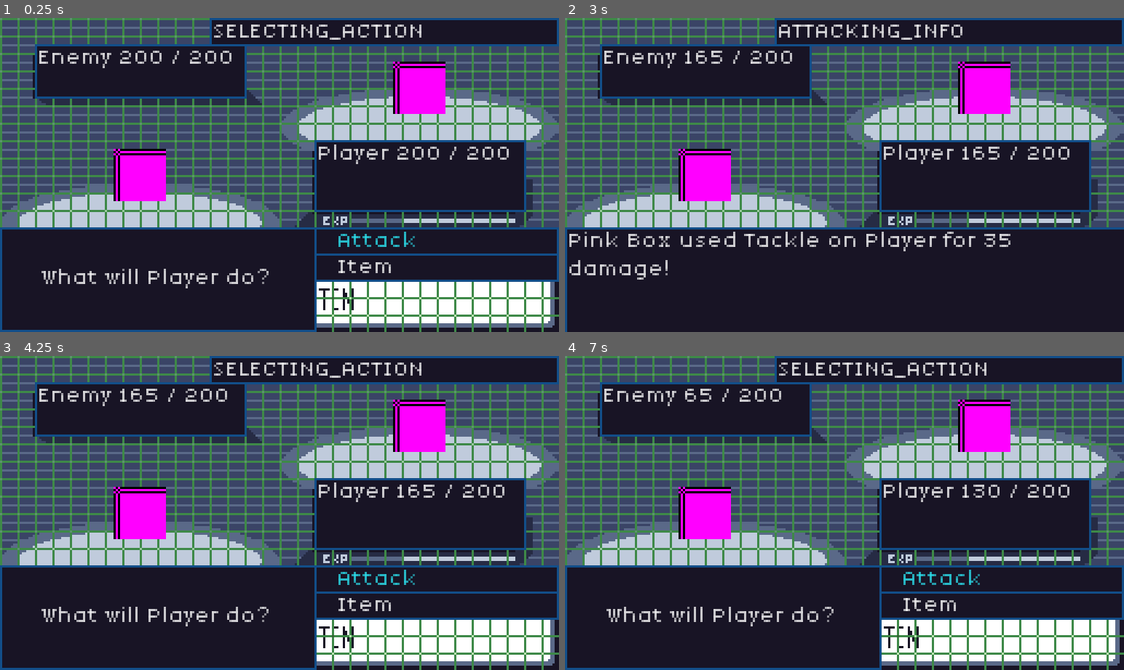
Above: before the commit, frames 1-4 (two rows, left to right).
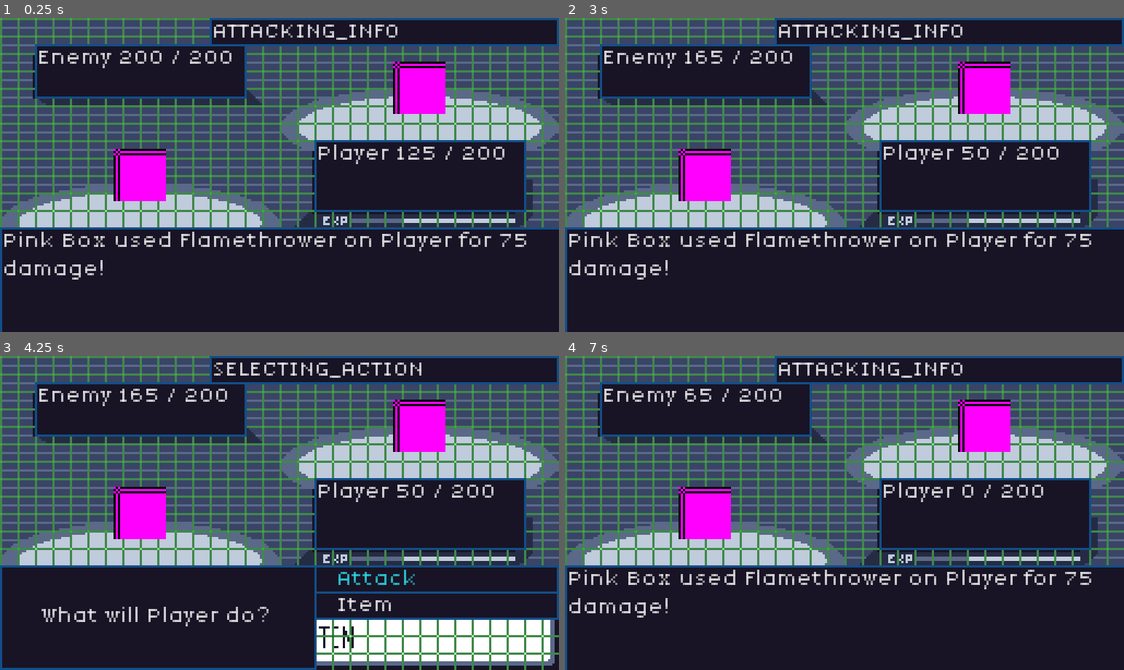
Above: after the commit, the same moments.

Repository: JakeTaussig/rpg-rougelike
Game: Godot game, scene res://scenes/battle.tscn
The game is run twice, just before and just after one commit, with the same random seed, the same clock (stepped at 60 frames per second) and the same inputs.
Inputs (mouse positions are in pixels of both pictures, inside the frame that each line leads up to):
- Up to frame 1 (0.25 s): no input
- Up to frame 2 (3 s): click (844, 278) at 0.5 s, where only the run after the commit has a clickable "Continue"; click "Attack" at 1.25 s; click "Tackle" at 2 s; click "Continue" at 2.75 s
- Up to frame 3 (4.25 s): click "Continue" at 3.5 s
- Up to frame 4 (7 s): click "Item" at 4.25 s; click "Attack" at 5 s; click "Flamethrower" at 5.75 s; tap Enter (ui_accept) at 6.5, 6.77 s; move the mouse to (967, 497) at 6.52 s

The runs differ from the first frame. In frame 1, 11% of the frame differs, in the area x 0-100%, y 2-100%; in frame 2, 1.5%; in frame 3, 0.4%; in frame 4, 11%.

Commit message:
Enemy AI (#11)
* fix speed comparison

* initial implementation of enemy AI

* move enemy move selection to BattleParticipant.gd

* create `enemy.gd`, move AI to `enemy.gd`

---------

Co-authored-by: Ben Taussig <btaussig97@gmail.com>

Diff:
--- a/scenes/battle.tscn
+++ b/scenes/battle.tscn
@@ -1,10 +1,11 @@
-[gd_scene load_steps=6 format=3 uid="uid://bpa0ix5wqg68n"]
+[gd_scene load_steps=7 format=3 uid="uid://bpa0ix5wqg68n"]
 
 [ext_resource type="Script" uid="uid://bc6wki4amvsx" path="res://scripts/battle.gd" id="1_a12nh"]
 [ext_resource type="Texture2D" uid="uid://b2eajagu6j5pi" path="res://assets/sprites/pokemon_rpg_screen_grayscale.png" id="1_dn72j"]
 [ext_resource type="Theme" uid="uid://bb5xdt6d0xc8h" path="res://assets/themes/main.tres" id="2_p1qf1"]
 [ext_resource type="StyleBox" uid="uid://dwb68ajbfeqp0" path="res://assets/styles/normal_sbf.tres" id="4_lpir7"]
 [ext_resource type="PackedScene" uid="uid://dspy5d5yn1fxj" path="res://scenes/battle_participant.tscn" id="5_lpir7"]
+[ext_resource type="Script" uid="uid://cstx4ogvno1si" path="res://scripts/enemy.gd" id="6_6vh42"]
 
 [node name="Battle" type="Node2D"]
 script = ExtResource("1_a12nh")
@@ -176,6 +177,8 @@
 [node name="Enemy" parent="Enemies" instance=ExtResource("5_lpir7")]
 unique_name_in_owner = true
 position = Vector2(192, 32)
+script = ExtResource("6_6vh42")
+ai_type = 2
 character_name = "Pink Box"
 max_hp = 200
 hp = 200
--- a/scripts/battle.gd
+++ b/scripts/battle.gd
@@ -50,8 +50,12 @@
 		%Moves.visible = true
 		%MovesMenu.get_child(lastFocusedMoveIndex).grab_focus()
 	elif state == State.ENEMY_ATTACK:
-		# TODO: Randomly select enemy move / implement smart AI
-		_on_move_selected(0, %Player)
+		var enemy = battle_participants[turn_order_index]
+		var enemyMoveIdx = enemy.select_move()
+		if enemyMoveIdx != -1:
+			_on_move_selected(enemyMoveIdx, %Player)
+		else:
+			_update_state(State.ATTACKING_INFO, "%s can't attack!" % enemy.character_name)
 	elif state == State.ATTACKING_INFO:
 		_render_hp()
 		%BattleStatus.visible = true
@@ -64,11 +68,10 @@
 
 func _init_battle_participants():
 	for enemy in %Enemies.get_children():
-		enemy.speed = 20
 		enemy.is_player = false
 		battle_participants.append(enemy)
 	battle_participants.append(%Player)
-	battle_participants.sort_custom(func(a, b): return a.speed - b.speed)
+	battle_participants.sort_custom(func(a, b): return a.speed > b.speed)
 
 func _init_moves():
 	for i in %Player.moves.size():
--- /dev/null
+++ b/scripts/enemy.gd
@@ -0,0 +1,36 @@
+class_name Enemy extends BattleParticipant
+
+enum AI_TYPE { RANDOM, AGGRESSIVE, HIGH_EV }
+@export var ai_type: AI_TYPE = AI_TYPE.HIGH_EV
+
+# Only called by enemy
+func select_move() -> int:
+	var available_moves = []
+	for i in moves.size():
+		if moves[i].pp > 0:
+			available_moves.append(i)
+	if available_moves.is_empty():
+		return -1
+
+	match ai_type:
+		AI_TYPE.RANDOM:
+			return available_moves.pick_random()
+		AI_TYPE.AGGRESSIVE:
+			var best_move = available_moves[0]
+			var max_power = 0
+			for idx in available_moves:
+				if moves[idx].base_power > max_power:
+					max_power = moves[idx].base_power
+					best_move = idx
+			return best_move
+		AI_TYPE.HIGH_EV:
+			var best_move = available_moves[0]
+			var max_ev = 0
+			for idx in available_moves:
+				var move = moves[idx]
+				var move_ev = move.base_power * move.acc
+				if move_ev > max_ev:
+					max_ev = move_ev
+					best_move = idx
+			return best_move
+	return available_moves.pick_random()
Not shown, added: scripts/enemy.gd.uid
